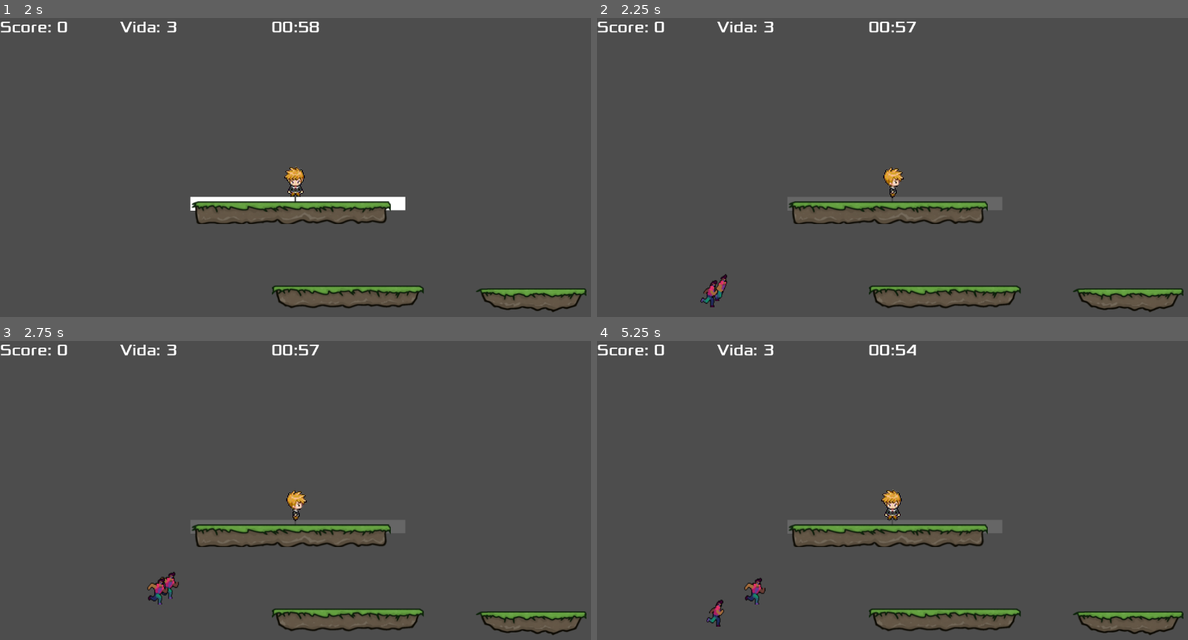
Above: before the commit, frames 1-4 (two rows, left to right).
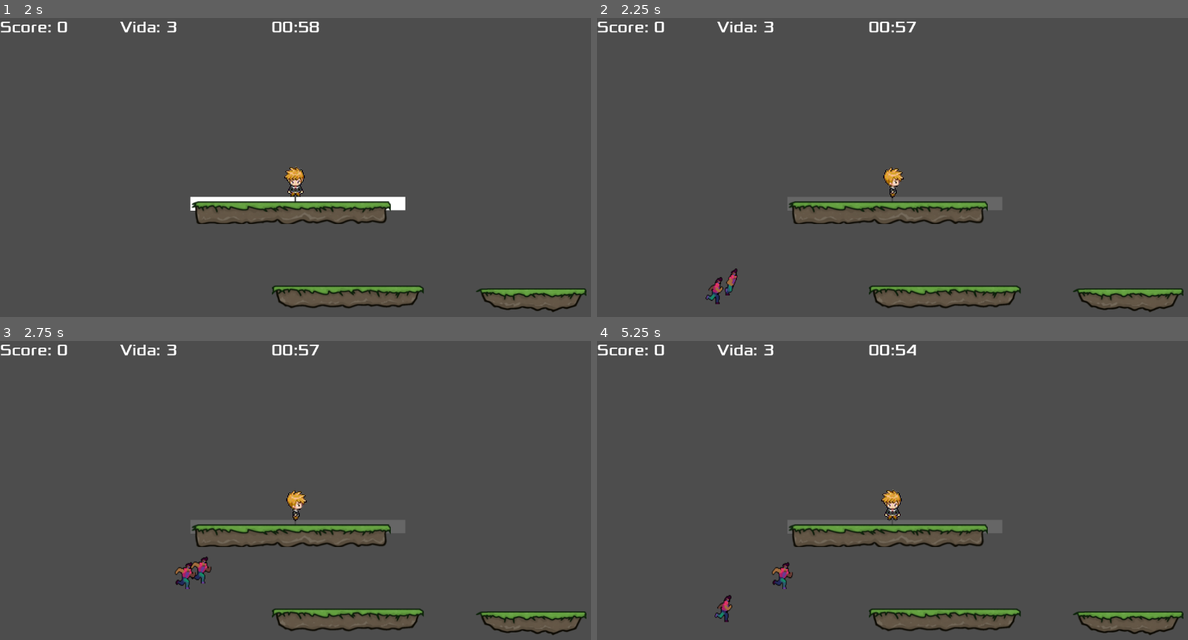
Above: after the commit, the same moments.

Repository: Jean-Lucca/GameDev-PUCRS-202501
Game: Godot game, scene res://Main.tscn
The game is run twice, just before and just after one commit, with the same random seed, the same clock (stepped at 60 frames per second) and the same inputs. The engine's default icon, where the game draws it, is replaced by a stand-in: a white triangle on a blue panel in a dark square.
Inputs (mouse positions are in pixels of both pictures, inside the frame that each line leads up to):
- Up to frame 1 (2 s): tap Enter at 0.5 s; move the mouse to (425, 167) at 0.52 s; press the mouse at (425, 167) at 0.53 s; hold D (right) 0.53-1.28 s; tap Space at 1.25 s; move the mouse to (177, 200) at 1.27 s; release the mouse at (177, 200) at 1.28 s; hold S (down) from 1.28 s (still down); tap 2 (go_to_level_2) at 1.35 s
- Up to frame 2 (2.25 s): tap Enter at 2 s; move the mouse to (951, 110) at 2.02 s; release S (down) at 2.03 s; press the mouse at (951, 110) at 2.03 s; hold D (right) from 2.03 s (still down)
- Up to frame 3 (2.75 s): keep holding D (right)
- Up to frame 4 (5.25 s): move the mouse to (862, 574) at 2.77 s; release D (right) at 2.78 s; release the mouse at (862, 574) at 2.78 s; hold W (up) 2.78-3.53 s; tap 2 (go_to_level_2) at 2.85, 4.35 s; move the mouse to (1069, 556) at 3.52 s; press the mouse at (1069, 556) at 3.53 s; hold A (left) 3.53-5.03 s; move the mouse to (715, 457) at 4.27 s; release the mouse at (715, 457) at 4.28 s; move the mouse to (922, 508) at 5.02 s; press the mouse at (922, 508) at 5.03 s; hold S (down) from 5.03 s (still down)

Frame 1 is identical in both runs. In frame 2, 0.3% of the frame differs, in the area x 17-24%, y 83-97%; in frame 3, 0.6%, in the area x 24-36%, y 72-89%; in frame 4, 0.6%.

Commit message:
movimento limitado para personagem

Diff:
--- a/Game.gd
+++ b/Game.gd
@@ -63,9 +63,6 @@
 		spawn_mobs()
 		spawn_timer =0.0
 		start_spawning()
-	pass
-	#$MobLeft/MobPath.progress += 100 * delta  # Adjust speed
-	#$MobRight/MobPath.progress += 100 * delta  # Adjust speed
 
 func spawn_mobs():
 	var screen_size = get_viewport_rect().size
--- a/Levels/camera_2d.gd
+++ b/Levels/camera_2d.gd
@@ -1,7 +1,7 @@
 extends Camera2D
 
-@export var shake_intensity := 10.0
-@export var shake_duration := 0.3
+@export var shake_intensity := 3.0
+@export var shake_duration := 0.2
 
 var _shake_time_left := 0.0
 var _original_offset := Vector2.ZERO
--- a/Player/AnimPlayer.gd
+++ b/Player/AnimPlayer.gd
@@ -32,7 +32,7 @@
 	else:
 		sprite.stop()
 
-func get_side_input():
+func get_side_input(delta):
 	velocity.x = 0
 	var vel := Input.get_axis("left", "right")
 	if vel != 0:
@@ -54,10 +54,10 @@
 			enemy_hit.die()
 
 			# Move player to enemy's X position (only X)
-			global_position.x = enemy_x
+			global_position.x = move_toward(global_position.x, enemy_x, 1500 * delta)
 
 			# Calculate how much the player moved
-			var delta_x = enemy_x - old_x
+			var delta_x = enemy_x + old_x
 			# Move enemies behind the killed one
 			push_enemies_back(enemy_x, delta_x, facing_dir)
 		else:
@@ -67,6 +67,8 @@
 	for enemy in get_tree().get_nodes_in_group("Enemies"):
 		if enemy != null and enemy.is_inside_tree() and enemy.has_method("global_position"):
 			var enemy_x = enemy.global_position.x
+			print(enemy_x)
+			enemy.stopMoving()
 
 			# Check if the enemy is behind the origin (based on facing direction)
 			if (facing_dir == 1 and enemy_x > origin_x) or (facing_dir == -1 and enemy_x < origin_x):
@@ -74,11 +76,12 @@
 
 			# Push the enemy back by delta_x (same distance the player traveled)
 			enemy.knockback_offset -= facing_dir * (delta_x + 500)
+			enemy.startMoving()
 
 
 func move_side(delta):
 	velocity.y += gravity * delta
-	get_side_input()
+	get_side_input(delta)
 	animate_side()
 	move_and_slide()
 
--- a/mob.gd
+++ b/mob.gd
@@ -6,6 +6,7 @@
 var camera: Camera2D
 @export var speed: float = 200.0  # Speed at which the mob chases the player
 @export var attack_range: float = 35.0  # Distance to stop and attack
+var stop = false
 
 func _ready():
 	var players = get_tree().get_nodes_in_group("Player")
@@ -19,23 +20,34 @@
 func _physics_process(delta):
 	if not player or not is_instance_valid(player):
 		return
+	move()
 
+func stopMoving():
+	stop = true
+func startMoving():
+	stop = true
+
+func move():
 	var sprite = $AnimatedSprite2D
 	var direction = player.global_position - global_position
 	var distance = direction.length()
 
-	if distance > attack_range:
-		direction = direction.normalized()
-		velocity = direction * speed
-		move_and_slide()
+	if !stop:
+		speed = 300
+		if distance > attack_range:
+			direction = direction.normalized()
+			velocity = direction * speed
+			move_and_slide()
+		else:
+			velocity = Vector2.ZERO
+			move_and_slide()
+			sprite.animation = "attack"
+			sprite.play()
+			print(sprite.frame)
+			if(sprite.frame == 5):
+				player.take_damage()
 	else:
-		velocity = Vector2.ZERO
-		move_and_slide()
-		sprite.animation = "attack"
-		sprite.play()
-		print(sprite.frame)
-		if(sprite.frame == 5):
-			player.take_damage()
+		speed = 0
 
 func _on_body_entered(body: Node) -> bool:
 	if body.name == "Anim_Player":
